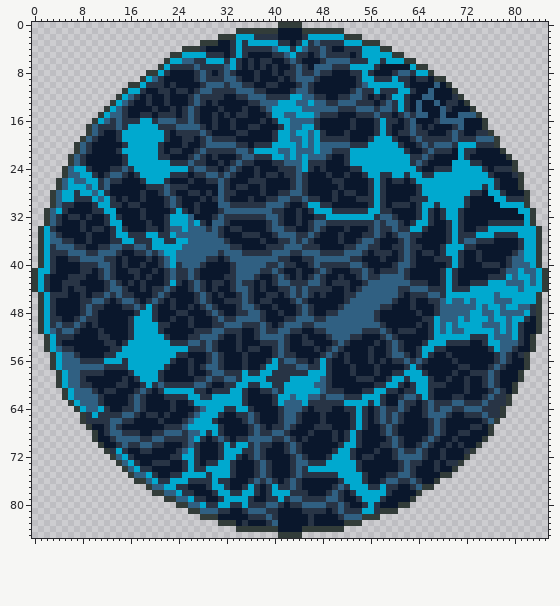
One commit to this sprite sheet: assets/graphics/planet.png. The picture above is the old version.
The file is 86x86 pixels.
After:
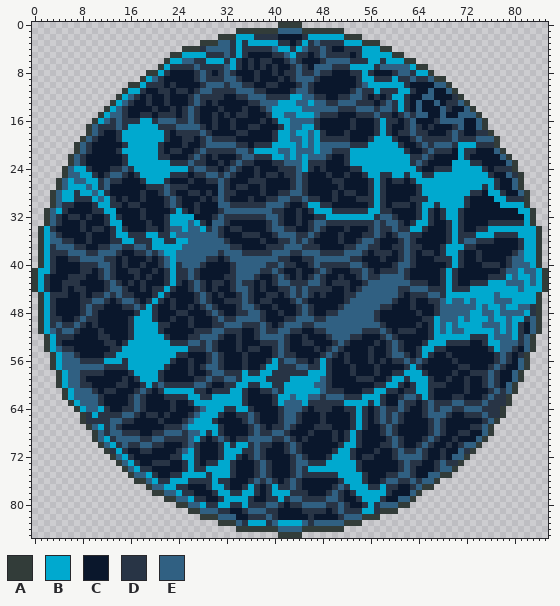
Palette (. is transparent): A #323c39  B #00a9cf  C #0a172c  D #283445  E #306082
Change:
Changed rows in their new state; - is an unchanged pixel.
first column x 29:
 1 ------------EEEE------------------------------
 3 --EE------------------------------------------
 4 EEEE------------------------------------------
 5 ---E------------------------------------------
 7 -----------------------------EEEEE------------
 9 ----------------------------------E--E--------
10 ---------------------------------------E------
11 ----------------------------------------E-----
13 ------------------------------------------E---
14 -------------------------------------------E--
16 ---------------------------------------------E
17 ---------------------------------------------E
first column x 77:
21 E----
22 -E---
23 --E--
25 --E--
26 ---E-
27 ---E-
28 ----E
first column x 26:
32 B--
34 --B
first column x 20:
41 ---B------------------------------------------------------------
42 ---B------------------------------------------------------------
44 --B-------------------------------------------------------------
45 -B--------------------------------------------------------------
46 B---------------------------------------------------------------
49 ---------------------------------------------------------------E
50 ---------------------------------------------------------------E
51 ---------------------------------------------------------------E
52 --------------------------------------------------------------E-
53 --------------------------------------------------------------E-
54 --------------------------------------------------------------E-
56 -------------------------------------------------------------E--
57 -------------------------------------------------------------E--
58 ------------------------------------------------------------E---
59 ------------------------------------------------------------E---
60 -----------------------------------------------------------E----
61 -----------------------------------------------------------E----
first column x 10:
67 EB---------------------------------------------------------------E
68 -E---------------------------------------------------------------E
69 -EB-------------------------------------------------------------E-
70 --EB----------------------------------------------------------EE--
71 -------------------------------------------------------------E----
72 ------------------------------------------------------------EE----
73 ----------------------------------------------------------E-------
74 ----------------------------------------------------------EE------
75 --------------------------------------------------------EE--------
76 -------------------------------------------------------EE---------
78 -----------------------------------------------------E------------
79 ---------------------------------------------------EE-------------
80 ------------------------------------------------EEE---------------
82 ---------------------EEE------------------------------------------
83 ------------------------E-BBB--BBBBE-EEEEE------------------------
84 -------------------------------EEEE-------------------------------
